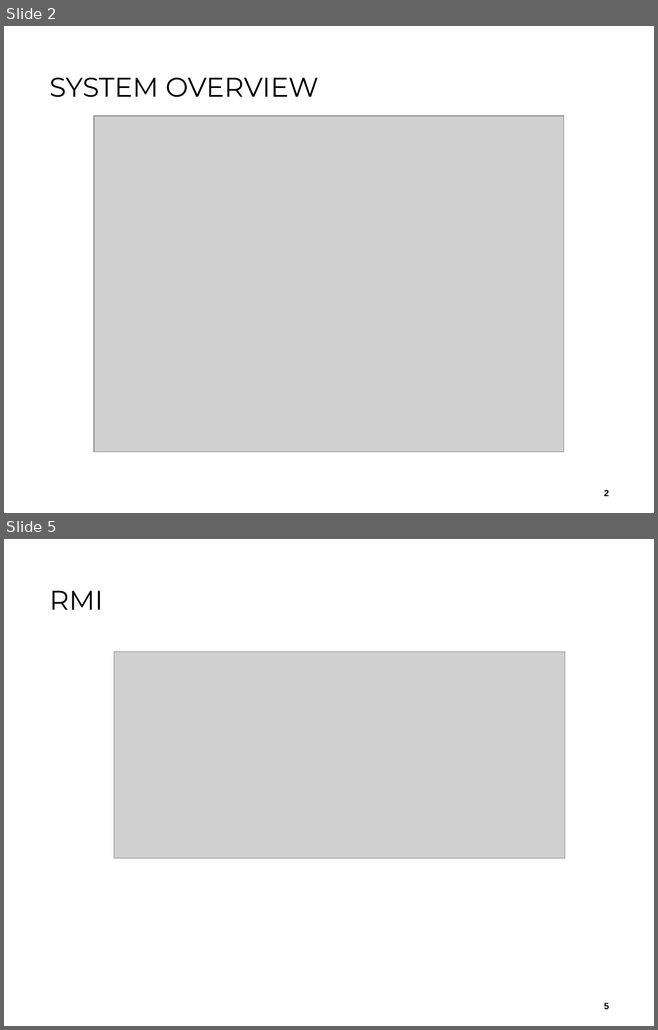
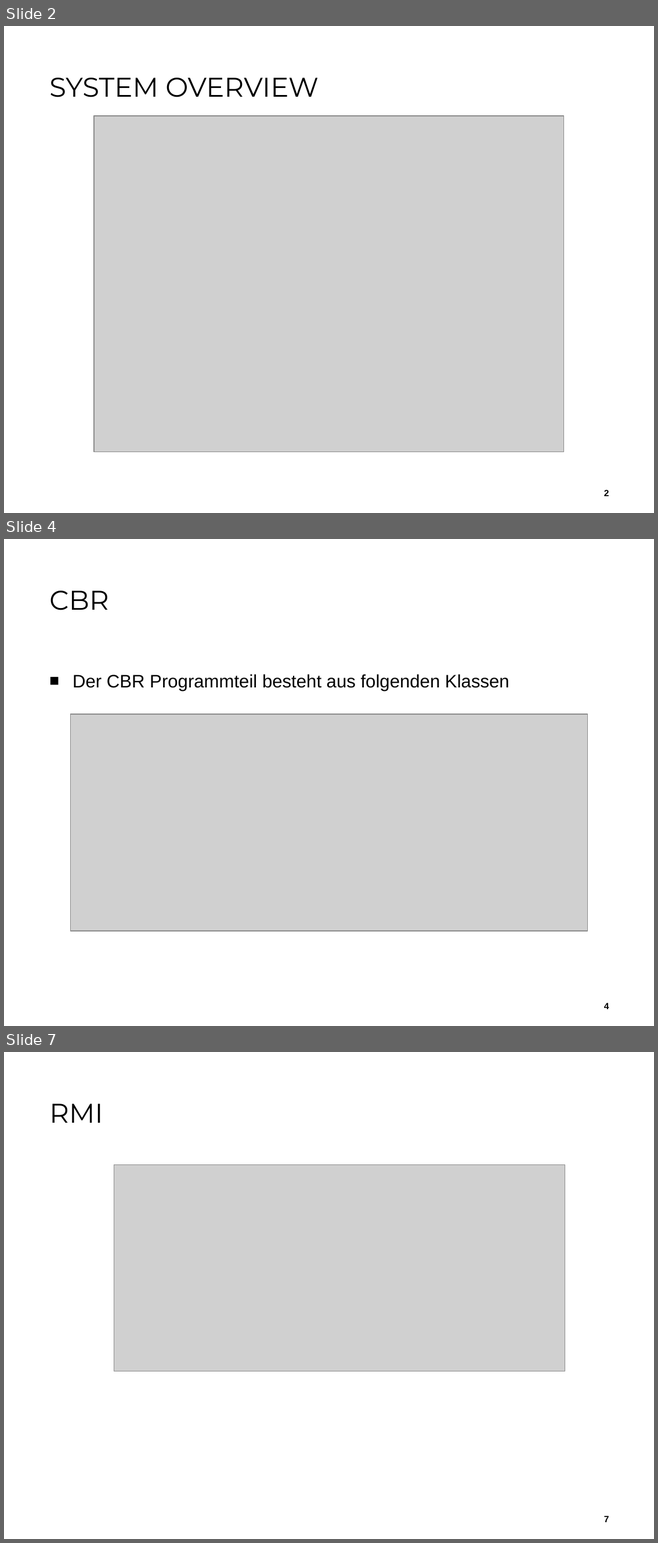
Before and after one commit to aistleithnera/258321_DKE_PR, a slide deck: Dokumente/Zwischenpräsentation Implementierung/Implementierung_Zwischenpraesentation.pptx. Shown one above the other, each under a label of ours: slides 2 and 5 before the commit, slides 2, 4 and 7 after it; the slides between them are not shown. The pictures are 658x1030 and 658x1543 pixels, drawn with LibreOffice and Linux fonts; fonts in the diff are those of the drawing; grey boxes stand for pictures; background and template pictures are left out. Boxes give left, top, right and bottom in pixels: in the first picture for what was removed or moved away, otherwise in the second. Text is boxed around its words. In the diff, an @@ line names an element or a change of style, - is before the commit and + after.

```diff
--- a/Dokumente/Zwischenpräsentation Implementierung/Implementierung_Zwischenpraesentation.pptx
+++ b/Dokumente/Zwischenpräsentation Implementierung/Implementierung_Zwischenpraesentation.pptx
@@ slide 4 added at bbox=[4, 539, 654, 1026], background #FFFFFF @@
@@ title added at bbox=[49, 591, 108, 610], 30 pt, text #000000 @@
+CBR
@@ text added at bbox=[72, 674, 509, 691], 20 pt, text #000000 @@
+■ Der CBR Programmteil besteht aus folgenden Klassen
@@ picture added at bbox=[70, 714, 587, 931] @@
@@ page number added at bbox=[604, 1003, 609, 1009], 10 pt, text #000000, bold @@
+4
@@ what was slide 5 is now slide 7 @@
@@ page number at bbox=[604, 1516, 609, 1522]: text changed @@
-5
+7
```
Also in this commit, not shown: 3 other slides added, 2 slides removed.
